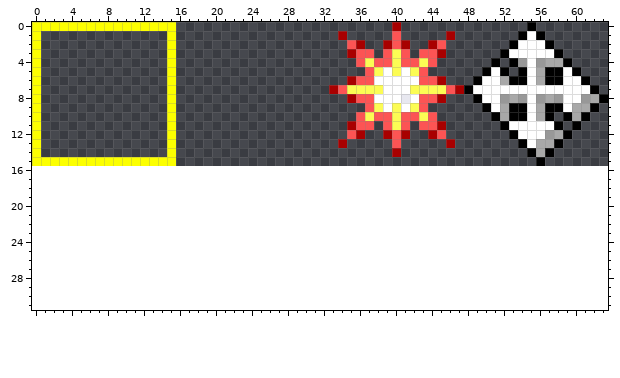
Two states of a pixel-art sprite, assets/ui.png. The first picture shows the starting point.
The file is 64x16 pixels. The old version is drawn lined up with the new one, on the new canvas.
New version:
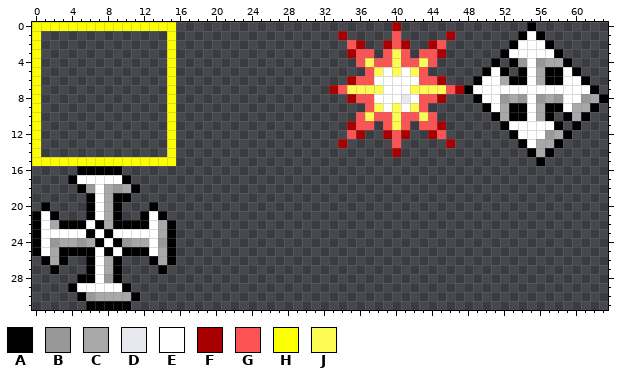
Palette (. is transparent): A #000000  B #989898  C #a8a8a8  D #e8e8f0  E #ffffff  F #a80000  G #fc5454  H #fcff00  J #fcfc54
The edit:
canvas 64x16 -> 64x32
y 16: x 5..9 ..... -> AAAAA
y 17: x 4..10 ....... -> AEEEEEA
y 18: x 5..11 ....... -> ABECBCA
y 19: x 6..10 ..... -> AECAA
y 20: x 1 . -> A; x 6..9 .... -> AECA; x 13 . -> A
y 21: x 0..2 ... -> AEA; x 6..9 .... -> AECA; x 12..14 ... -> AEA
y 22: x 0..15 ................ -> AECAAAEACAAAAECA
y 23: x 0..15 ................ -> AEEEEEAEAEEEEECA
y 24: x 0..15 ................ -> AEBCCBCAEABCCEBA
y 25: x 0..15 ................ -> AECAAAAEAEAAAECA
y 26: x 1..3 ... -> ACA; x 6..9 .... -> AECA; x 13..15 ... -> ACA
y 27: x 2 . -> A; x 6..9 .... -> AECA; x 14 . -> A
y 28: x 5..9 ..... -> AAEBA
y 29: x 4..10 ....... -> AEEEEEA
y 30: x 5..11 ....... -> ABCCCCA
y 31: x 6..10 ..... -> AAAAA
Changed places in both pictures, as pixel boxes (x1, y1, x2, y2):
added: (32, 166, 176, 310)
